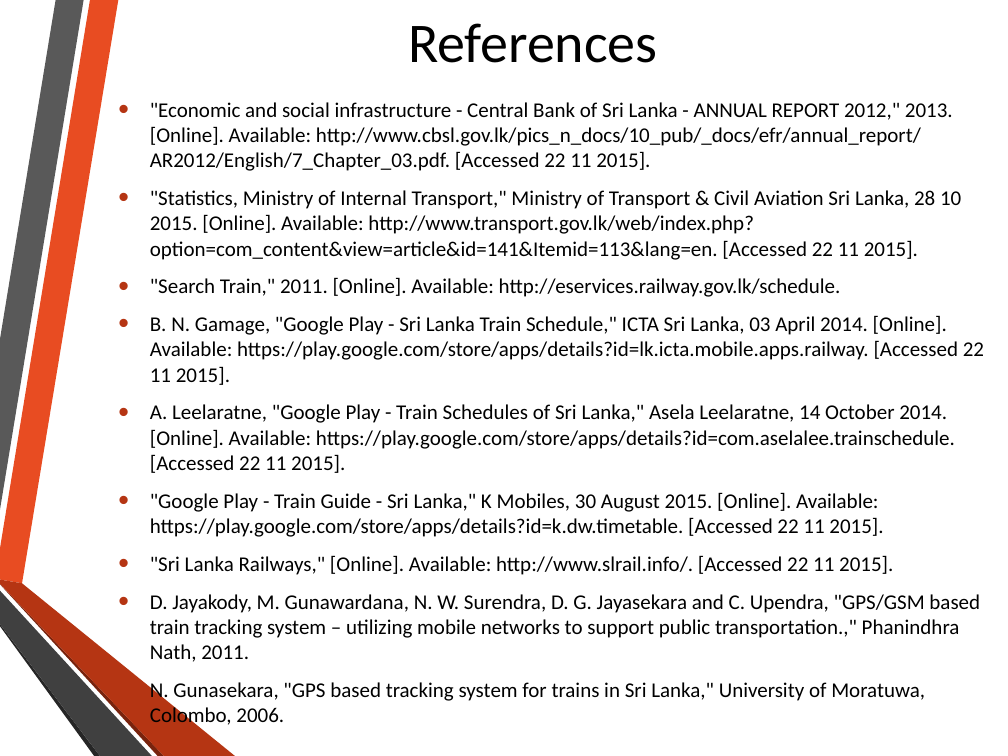
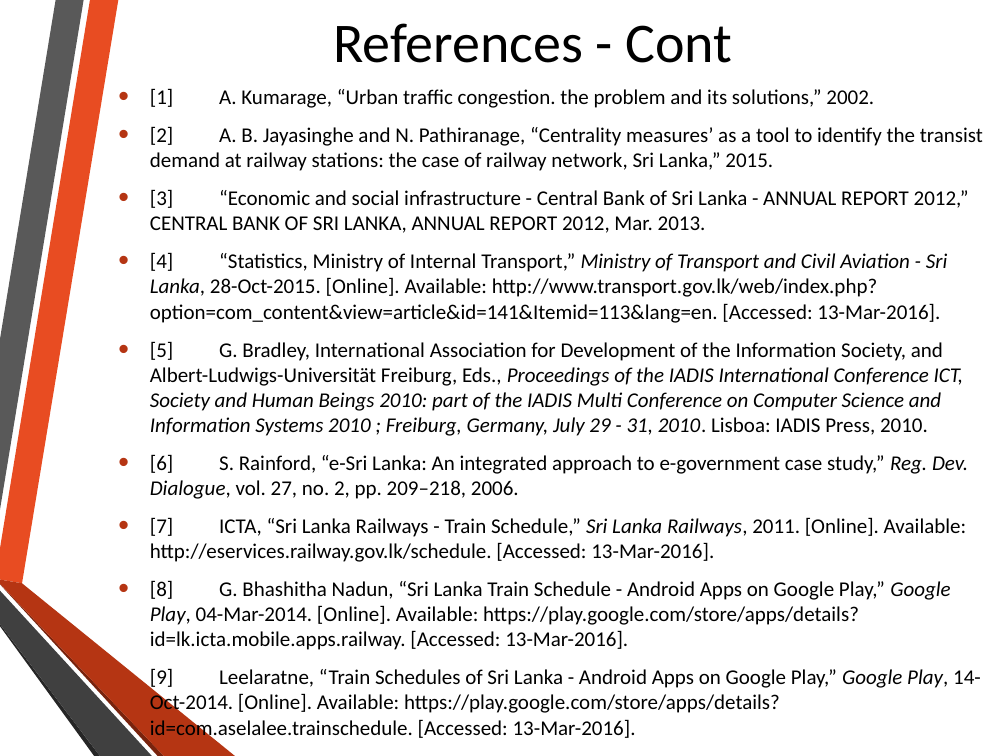
Before and after one commit to nadee158/cbtls, a slide deck: slide 28 of FinalSubmission/msc_final_presentation.pptx. Drawn at 1008x756 pixels with LibreOffice and Linux fonts; fonts in the diff are those of the drawing; background and template pictures are left out. Boxes give left, top, right and bottom in pixels: in the first picture for what was removed or moved away, otherwise in the second. Text is boxed around its words. In the diff, an @@ line names an element or a change of style, - is before the commit and + after.

```diff
--- a/FinalSubmission/msc_final_presentation.pptx
+++ b/FinalSubmission/msc_final_presentation.pptx
@@ title at (333, 23, 732, 63): text changed @@
-References
+References - Cont
@@ text at (150, 88, 983, 741): text changed @@
-• "Economic and social infrastructure - Central Bank of Sri Lanka - ANNUAL REPORT 2012," 2013. [Online]. Available: http://www.cbsl.gov.lk/pics_n_docs/10_pub/_docs/efr/annual_report/AR2012/English/7_Chapter_03.pdf. [Accessed 22 11 2015].
-• "Statistics, Ministry of Internal Transport," Ministry of Transport & Civil Aviation Sri Lanka, 28 10 2015. [Online]. Available: http://www.transport.gov.lk/web/index.php?option=com_content&view=article&id=141&Itemid=113&lang=en. [Accessed 22 11 2015].
-• "Search Train," 2011. [Online]. Available: http://eservices.railway.gov.lk/schedule.
-• B. N. Gamage, "Google Play - Sri Lanka Train Schedule," ICTA Sri Lanka, 03 April 2014. [Online]. Available: https://play.google.com/store/apps/details?id=lk.icta.mobile.apps.railway. [Accessed 22 11 2015].
-• A. Leelaratne, "Google Play - Train Schedules of Sri Lanka," Asela Leelaratne, 14 October 2014. [Online]. Available: https://play.google.com/store/apps/details?id=com.aselalee.trainschedule. [Accessed 22 11 2015].
-• "Google Play - Train Guide - Sri Lanka," K Mobiles, 30 August 2015. [Online]. Available: https://play.google.com/store/apps/details?id=k.dw.timetable. [Accessed 22 11 2015].
-• "Sri Lanka Railways," [Online]. Available: http://www.slrail.info/. [Accessed 22 11 2015].
-• D. Jayakody, M. Gunawardana, N. W. Surendra, D. G. Jayasekara and C. Upendra, "GPS/GSM based train tracking system – utilizing mobile networks to support public transportation.," Phanindhra Nath, 2011.
-• N. Gunasekara, "GPS based tracking system for trains in Sri Lanka," University of Moratuwa, Colombo, 2006.
+• [1] A. Kumarage, “Urban traffic congestion. the problem and its solutions,” 2002.
+• [2] A. B. Jayasinghe and N. Pathiranage, “Centrality measures’ as a tool to identify the transist demand at railway stations: the case of railway network, Sri Lanka,” 2015.
+• [3] “Economic and social infrastructure - Central Bank of Sri Lanka - ANNUAL REPORT 2012,” CENTRAL BANK OF SRI LANKA, ANNUAL REPORT 2012, Mar. 2013.
+• [4] “Statistics, Ministry of Internal Transport,” Ministry of Transport and Civil Aviation - Sri Lanka, 28-Oct-2015. [Online]. Available: http://www.transport.gov.lk/web/index.php?option=com_content&view=article&id=141&Itemid=113&lang=en. [Accessed: 13-Mar-2016].
+• [5] G. Bradley, International Association for Development of the Information Society, and Albert-Ludwigs-Universität Freiburg, Eds., Proceedings of the IADIS International Conference ICT, Society and Human Beings 2010: part of the IADIS Multi Conference on Computer Science and Information Systems 2010 ; Freiburg, Germany, July 29 - 31, 2010. Lisboa: IADIS Press, 2010.
+• [6] S. Rainford, “e-Sri Lanka: An integrated approach to e-government case study,” Reg. Dev. Dialogue, vol. 27, no. 2, pp. 209–218, 2006.
+• [7] ICTA, “Sri Lanka Railways - Train Schedule,” Sri Lanka Railways, 2011. [Online]. Available: http://eservices.railway.gov.lk/schedule. [Accessed: 13-Mar-2016].
+• [8] G. Bhashitha Nadun, “Sri Lanka Train Schedule - Android Apps on Google Play,” Google Play, 04-Mar-2014. [Online]. Available: https://play.google.com/store/apps/details?id=lk.icta.mobile.apps.railway. [Accessed: 13-Mar-2016].
+• [9] Leelaratne, “Train Schedules of Sri Lanka - Android Apps on Google Play,” Google Play, 14-Oct-2014. [Online]. Available: https://play.google.com/store/apps/details?id=com.aselalee.trainschedule. [Accessed: 13-Mar-2016].
```
Also in this commit, not shown: 1 slide added, 3 other files.
